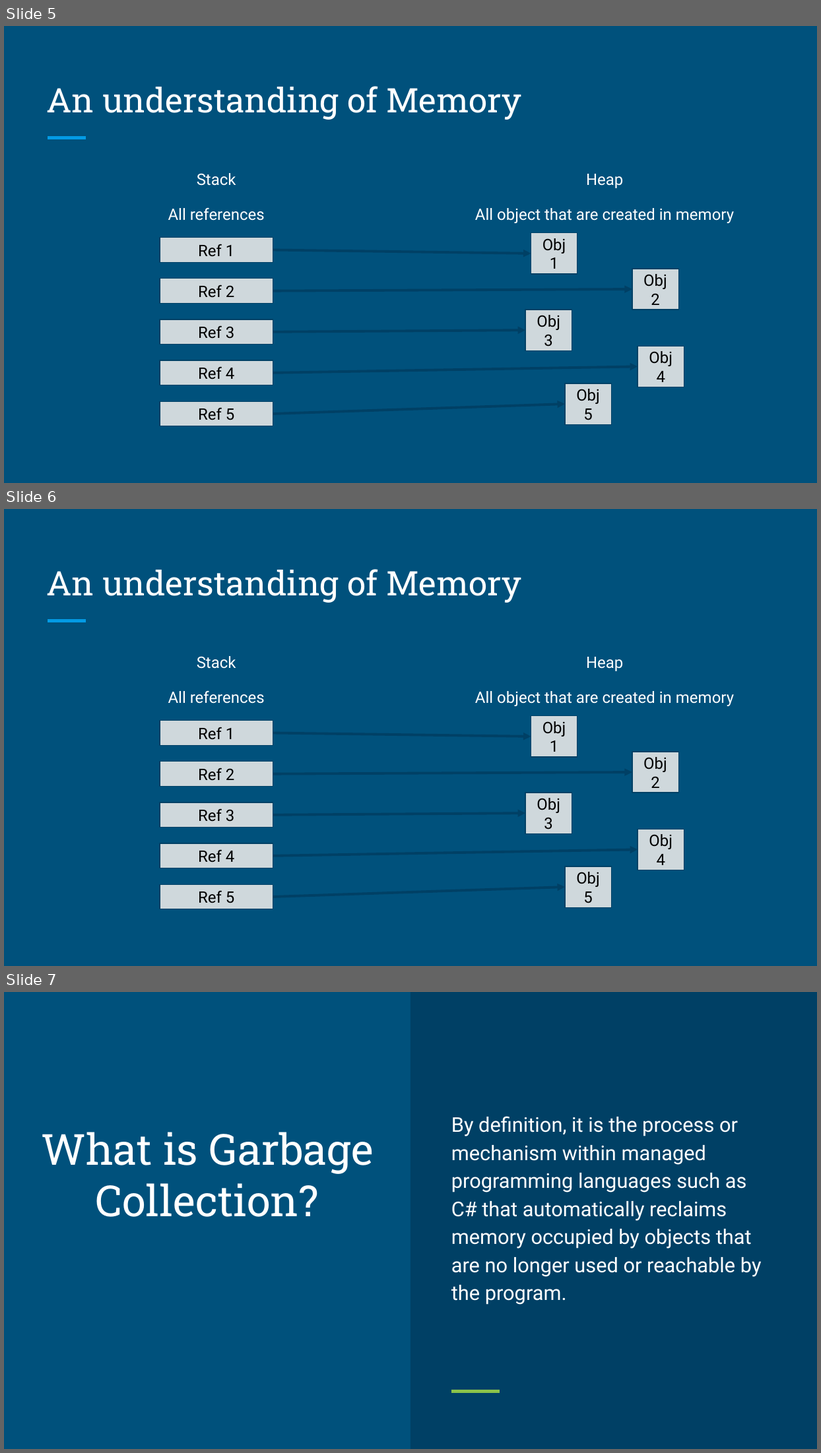
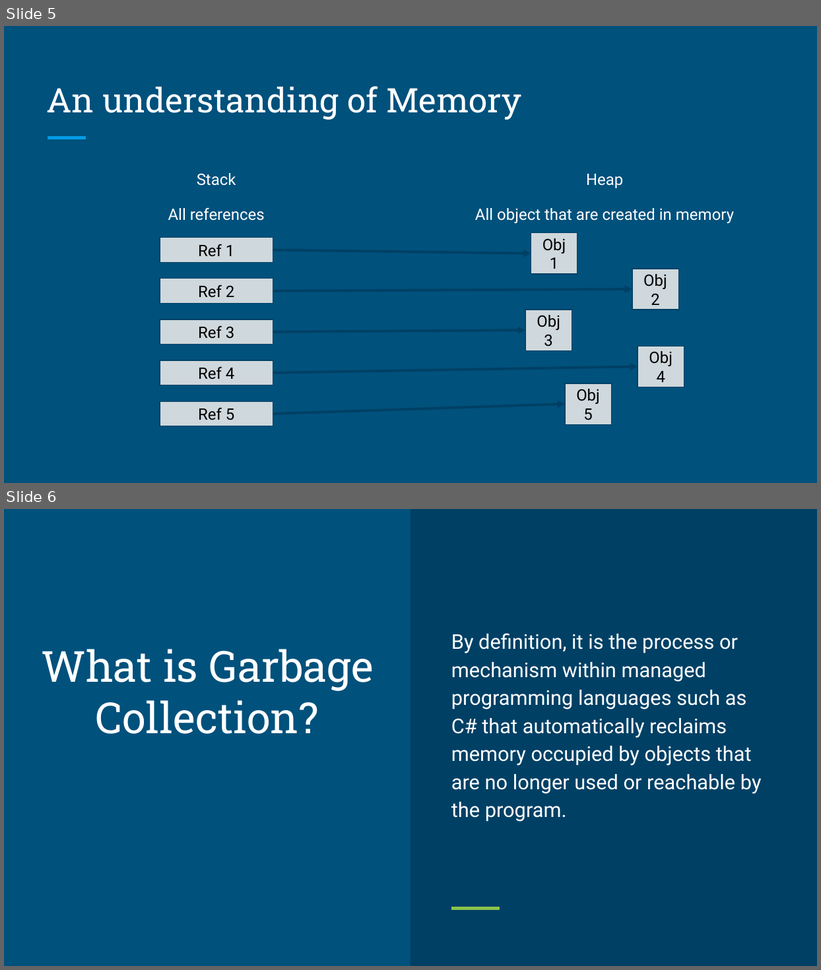
Before and after one commit to lskshastry/Garbage-Collection-and-Disposal-in-C-, a slide deck: Disposal and Garbage Collection.pptx. Shown one above the other, each under a label of ours: slides 5, 6 and 7 before the commit, slides 5 and 6 after it. The pictures are 821x1453 and 821x970 pixels, drawn with LibreOffice and Linux fonts; fonts in the diff are those of the drawing. Boxes give left, top, right and bottom in pixels: in the first picture for what was removed or moved away, otherwise in the second. Text is boxed around its words. In the diff, an @@ line names an element or a change of style, - is before the commit and + after.

```diff
--- a/Disposal and Garbage Collection.pptx
+++ b/Disposal and Garbage Collection.pptx
@@ slide 6 removed at (x1=4, y1=509, x2=817, y2=966), background #00517C; not listed: 1 template element that a slide beside it also shows @@
@@ title removed at (x1=47, y1=569, x2=521, y2=603) @@
-An understanding of Memory
@@ text removed at (x1=168, y1=656, x2=265, y2=704) @@
-Stack
-All references
@@ text removed at (x1=475, y1=657, x2=734, y2=706) @@
-Heap
-All object that are created in memory
@@ rectangle removed at (x1=160, y1=720, x2=273, y2=746) @@
-Ref 1
@@ rectangle removed at (x1=531, y1=716, x2=578, y2=757) @@
-Obj 1
@@ arrow removed from (273, 733) to (531, 737) @@
@@ rectangle removed at (x1=160, y1=762, x2=273, y2=787) @@
-Ref 2
@@ rectangle removed at (x1=632, y1=752, x2=679, y2=793) @@
-Obj 2
@@ arrow removed from (273, 774) to (632, 772) @@
@@ rectangle removed at (x1=160, y1=803, x2=273, y2=828) @@
-Ref 3
@@ rectangle removed at (x1=525, y1=793, x2=572, y2=834) @@
-Obj 3
@@ arrow removed from (273, 815) to (525, 813) @@
@@ rectangle removed at (x1=160, y1=844, x2=273, y2=869) @@
-Ref 4
@@ rectangle removed at (x1=638, y1=829, x2=684, y2=870) @@
-Obj 4
@@ arrow removed from (273, 856) to (638, 850) @@
@@ rectangle removed at (x1=160, y1=885, x2=273, y2=910) @@
-Ref 5
@@ rectangle removed at (x1=565, y1=867, x2=611, y2=908) @@
-Obj 5
@@ arrow removed from (273, 897) to (565, 887) @@
@@ what was slide 7 is now slide 6 @@
```
Also in this commit, not shown: 2 slides changed, 13 slides added, 5 other slides removed, 1 other file.
